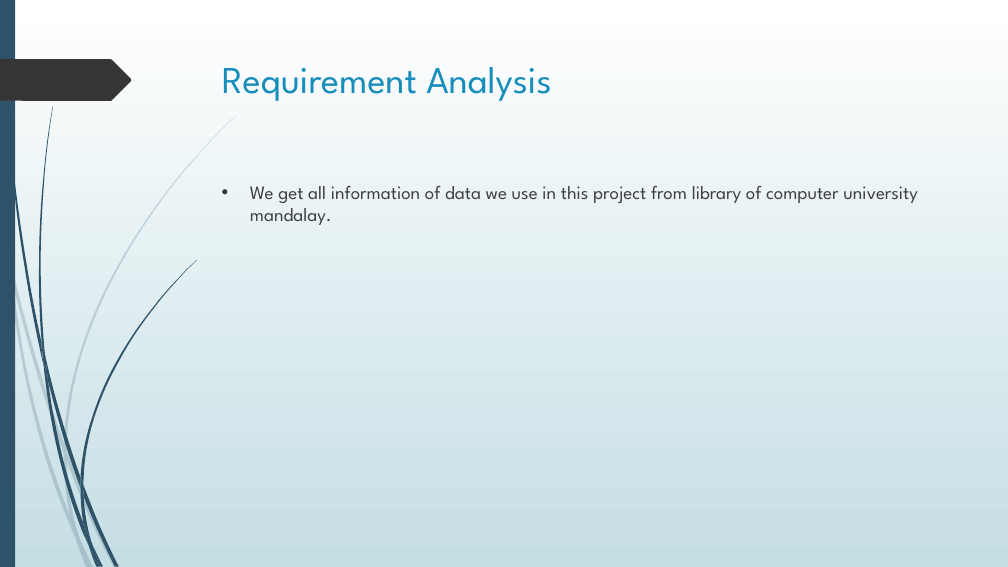
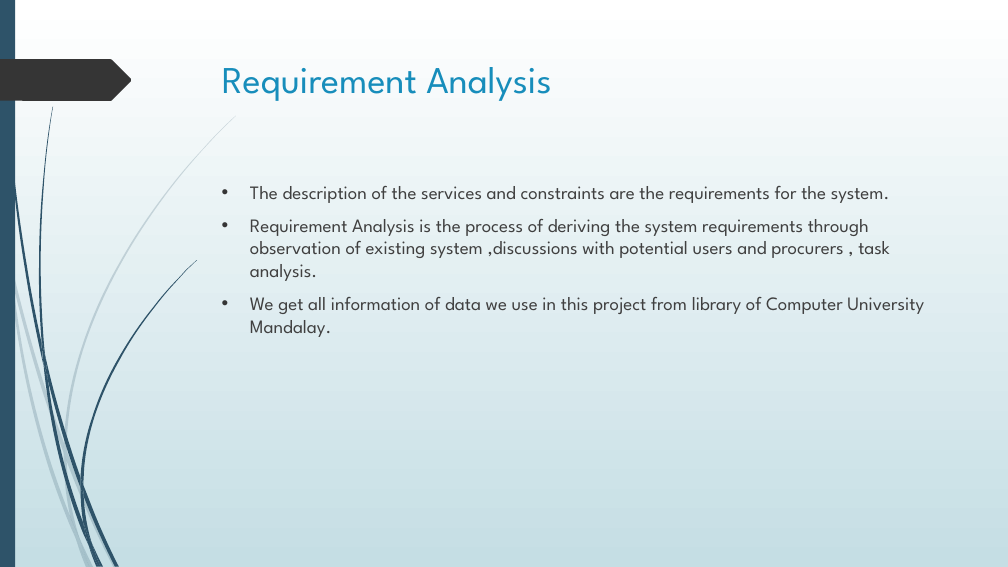
Before and after one commit to bravo-mdy-geo/Powerpoint, a slide deck: slide 7 of 1.pptx. Drawn at 1008x567 pixels with LibreOffice and Linux fonts; fonts in the diff are those of the drawing. Boxes give left, top, right and bottom in pixels: in the first picture for what was removed or moved away, otherwise in the second. Text is boxed around its words. In the diff, an @@ line names an element or a change of style, - is before the commit and + after.

Commit message:
add a few text

```diff
--- a/1.pptx
+++ b/1.pptx
@@ text at (x1=250, y1=186, x2=924, y2=337): text changed @@
-• We get all information of data we use in this project from library of computer university mandalay.
+• The description of the services and constraints are the requirements for the system.
+• Requirement Analysis is the process of deriving the system requirements through observation of existing system ,discussions with potential users and procurers , task analysis.
+• We get all information of data we use in this project from library of Computer University Mandalay.
```
Also in this commit, not shown: 1 other slide changed.
